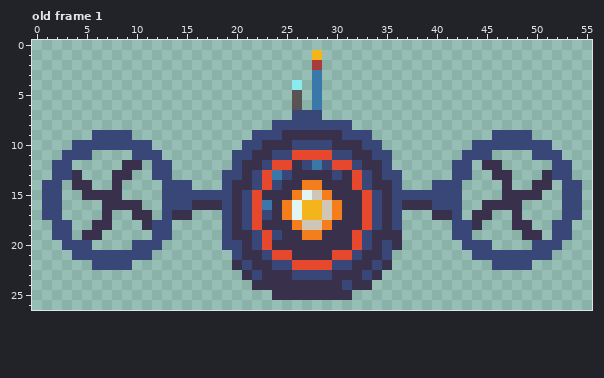
A pixel-art file gets an edit: Aseprite/drone_enemy.aseprite. Above: the version before the commit.
56x27 pixels, 1 frame. Shown: old frame 1. The commit also changed other frames, which this record leaves out.
Now the later version:
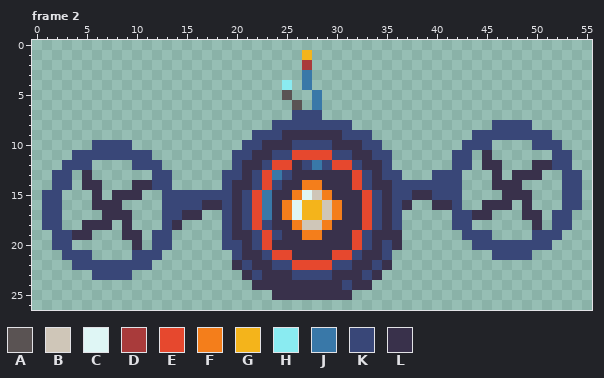
Palette (. is transparent): A #5a5353  B #cfc6b8  C #dff6f5  D #a93b3b  E #e6482e  F #f47e1b  G #f4b41b  H #8aebf1  J #3978a8  K #394778  L #39314b
A new or re-ordered frame is compared with the old frame closest to it.
From old to new:
frames 1 -> 6
--- frame 2 is new; against old frame 1
@@ x 0..55 @@
  0 ........................................................
- 1 ............................G...........................
- 2 ............................D...........................
- 3 ............................J...........................
- 4 ..........................H.J...........................
- 5 ..........................A.J...........................
+ 1 ...........................G............................
+ 2 ...........................D............................
+ 3 ...........................J............................
+ 4 .........................H.J............................
+ 5 .........................A..J...........................
  6 ..........................A.J...........................
  7 ..........................KKK...........................
- 8 ........................KKKKKKKK........................
- 9 ......KKKK............KKKLLLLLLKKK............KKKK......
-10 ....KKKKKKKK.........KKLLLKKKKLLLKK.........KKKKKKKK....
-11 ...KKK....KKK.......KKLLKKEEEEKKLLKK.......KKK....KKK...
-12 ..KK.....LL.KK......KLLKEELKJKEEKLLK......KK.LL.....KK..
-13 ..KKL...LL..KK.....KKLKEJKLLLLKLEKLKK.....KK..LL...LKK..
-14 .KK.LL..L....KKK...KLLKEKLLFFLLLEKLLK...KKK....L..LL.KK.
-15 .KK..LLLL....KKKKKKKLKELLLFCBFLLLEKLKKKKKKK....LLLL..KK.
-16 .KK....LLLL..KKKLLLKLKEJLFCGGBFLLEKLKLLLKKK..LLLL....KK.
-17 .KK....L..LL.KLL...KLKEKLFCGGBFLLEKLK...LLK.LL..L....KK.
-18 ..KK..LL...LKK.....KLKELLLFBBFLLLEKLK.....KKL...LL..KK..
-19 ..KK.LL.....KK.....KLLKEKLLFFLLLEKLLL.....KK.....LL.KK..
-20 ...KKK....KKK......KKLKELLLLLLLLEKLKL......KKK....KKK...
-21 ....KKKKKKKK........KLLKEELLLLEEKLLK........KKKKKKKK....
-22 ......KKKK..........LKLLKKEEEEKKLLKL..........KKKK......
-23 .....................LKLLLKKKKLLLKL.....................
+ 8 ........................KKKKKKKK..............KKKK......
+ 9 ......................KKKLLLLLLKKK..........KKKKKKKK....
+10 ......KKKK...........KKLLLKKKKLLLKK........KKK....KKK...
+11 ....KKKKKKKK........KKLLKKEEEEKKLLKK......KK.L......KK..
+12 ...KKK....KKK.......KLLKEELKJKEEKLLK......KK.LL...LLKK..
+13 ..KK.L......KK.....KKLKEJKLLLLLLEKLKK...KKK...L.LLL..KK.
+14 ..KK.LL...LLKK.....KLLKEKLLFFLLLEKLLKKKKKKK...LLL....KK.
+15 .KK...L.LLL..KKKKKKKLKEJLLFCBFLLLEKLKKLLKKK....LLL...KK.
+16 .KK...LLL....KKKKLLKLKEJLFCGGBFLLEKLKL..LLK..LLL.L...KK.
+17 .KK....LLL...KKLL..KLKEJLFCGGBFLLEKLK.....KKLL...LL.KK..
+18 .KK..LLL.L...KL....KLKEKLLFBBFLLLEKLK.....KK......L.KK..
+19 ..KKLL...LL.KK.....KLLKEKLLFFLLLEKLLL......KKK....KKK...
+20 ..KK......L.KK.....KKLKELLLLLLLLEKLKL.......KKKKKKKK....
+21 ...KKK....KKK.......KLLKEELLLLEEKLLK..........KKKK......
+22 ....KKKKKKKK........LKLLKKEEEEKKLLKL....................
+23 ......KKKK...........LKLLLKKKKLLLKL.....................
 24 ......................LLLLLLLLLKLL......................
Changed places in both pictures, as pixel boxes (x1, y1, x2, y2):
changed: (282, 50, 322, 100)
changed: (402, 120, 582, 270)
changed: (42, 130, 202, 280)
changed: (332, 170, 342, 180)
changed: (262, 190, 272, 230)
